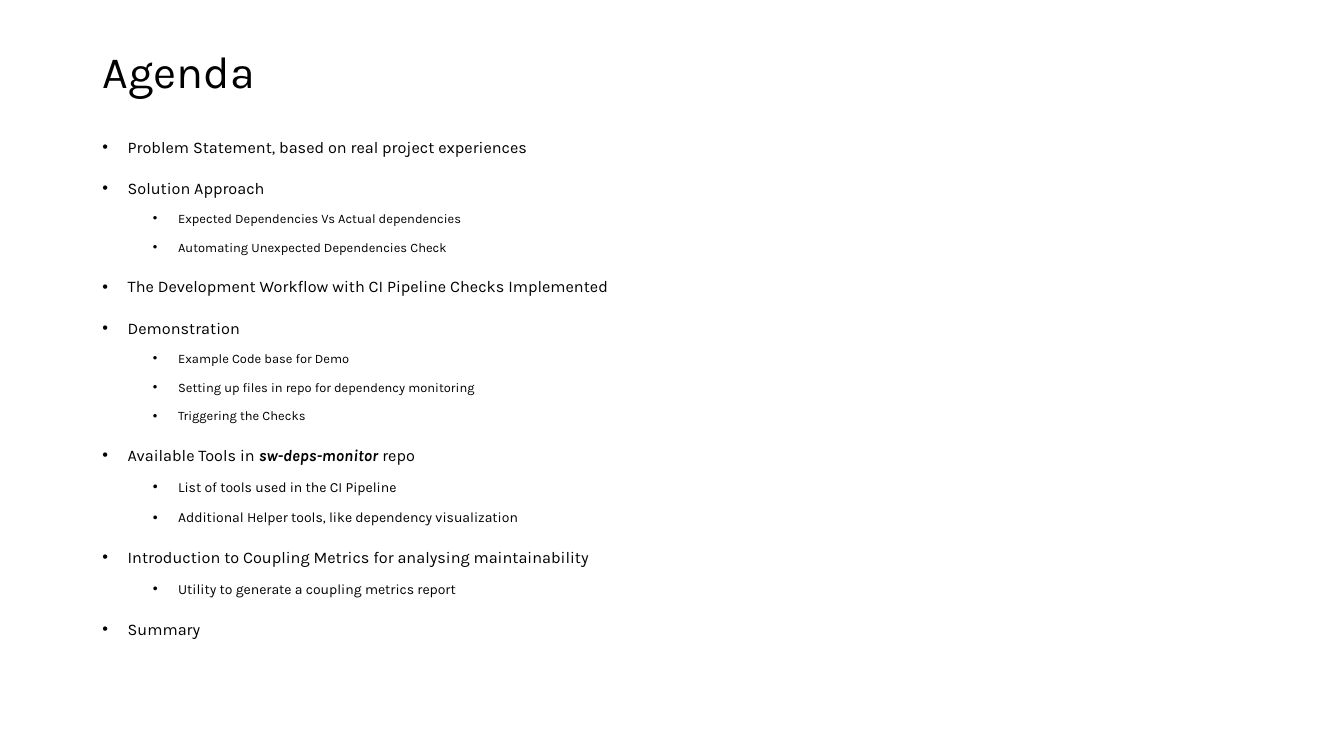
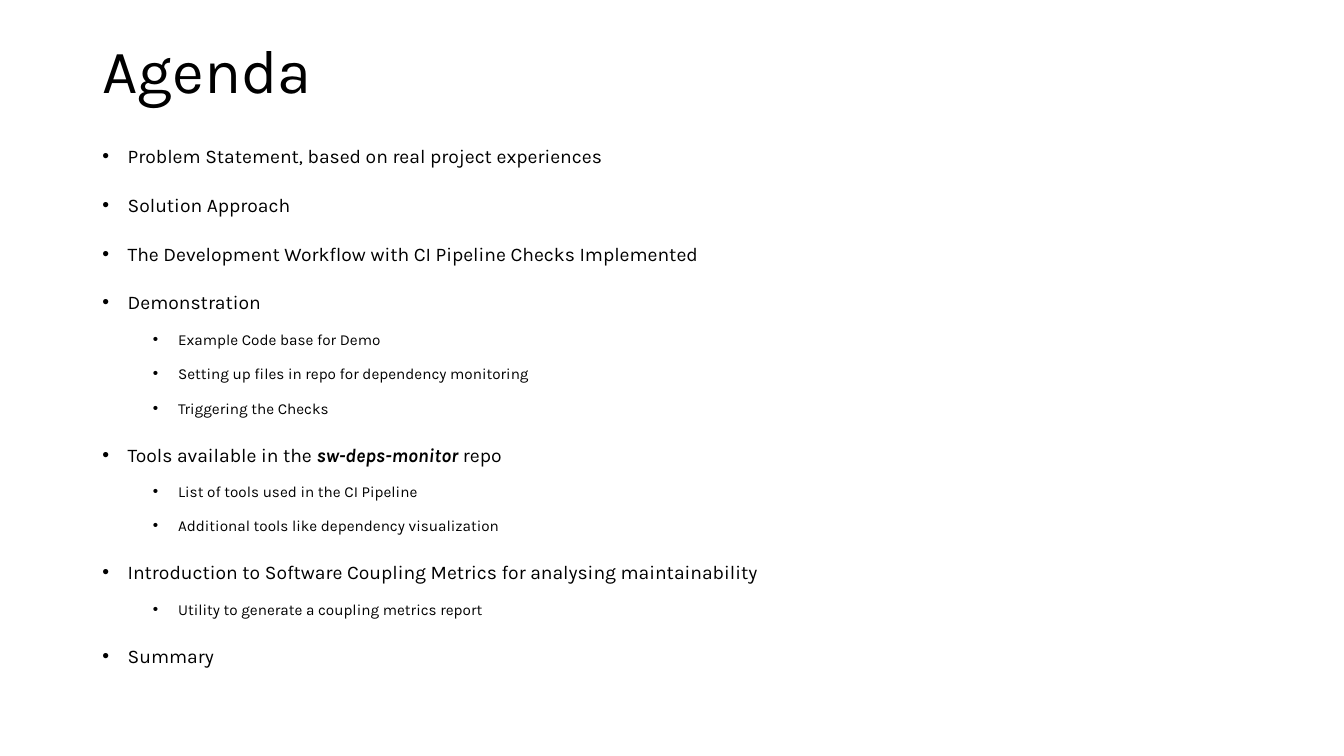
Before and after one commit to karthick-shanmuga/sw-deps-monitor, a slide deck: slide 2 of Docs/Automated Dependency Monitoring in CI Pipeline.pptx. Drawn at 1344x756 pixels with LibreOffice and Linux fonts; fonts in the diff are those of the drawing. Boxes give left, top, right and bottom in pixels: in the first picture for what was removed or moved away, otherwise in the second. Text is boxed around its words. In the diff, an @@ line names an element or a change of style, - is before the commit and + after.

Commit message:
Updated presentation with additional details and screenshots (#16)

```diff
--- a/Docs/Automated Dependency Monitoring in CI Pipeline.pptx
+++ b/Docs/Automated Dependency Monitoring in CI Pipeline.pptx
@@ title "Agenda" at [102, 51, 311, 108]: size 32 to 44 pt @@
@@ text at [128, 149, 698, 668]: size 11.6 to 13.8 pt in "Problem Statement, based on real project experiences", "Solution Approach", "The Development Workflow with CI Pipeline Checks ...", "Demonstration" and 1 more places; size 9.2 to 10.9 pt in "Example Code base for Demo", "Setting up files in repo for dependency ...", "Triggering the Checks"; size 10 to 10.9 pt in "List of tools used in the CI ...", "Utility to generate a coupling metrics report"; line spacing 1.4 to 1.5 @@
@@ text at [178, 214, 461, 255]: paragraphs removed @@
-  • Expected Dependencies Vs Actual dependencies
-  • Automating Unexpected Dependencies Check
@@ text at [128, 448, 502, 467]: text changed; size 11.6 to 13.8 pt @@
-• Available Tools in sw-deps-monitor repo
+• Tools available in the sw-deps-monitor repo
@@ text at [128, 520, 758, 584]: text changed; size 11.6 to 13.8 pt @@
-  • Additional Helper tools, like dependency visualization
-• Introduction to Coupling Metrics for analysing maintainability
+  • Additional tools like dependency visualization
+• Introduction to Software Coupling Metrics for analysing maintainability
```
Also in this commit, not shown: 11 other slides changed, 5 slides added, 2 slides removed.
